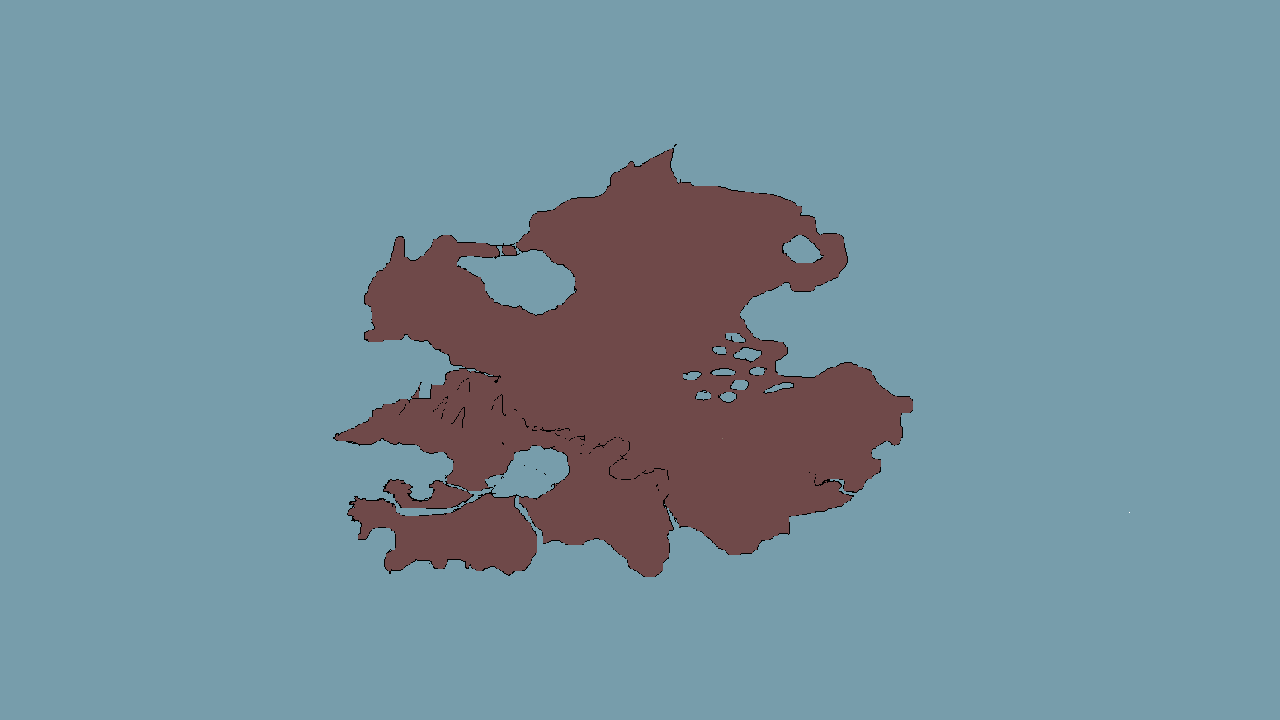
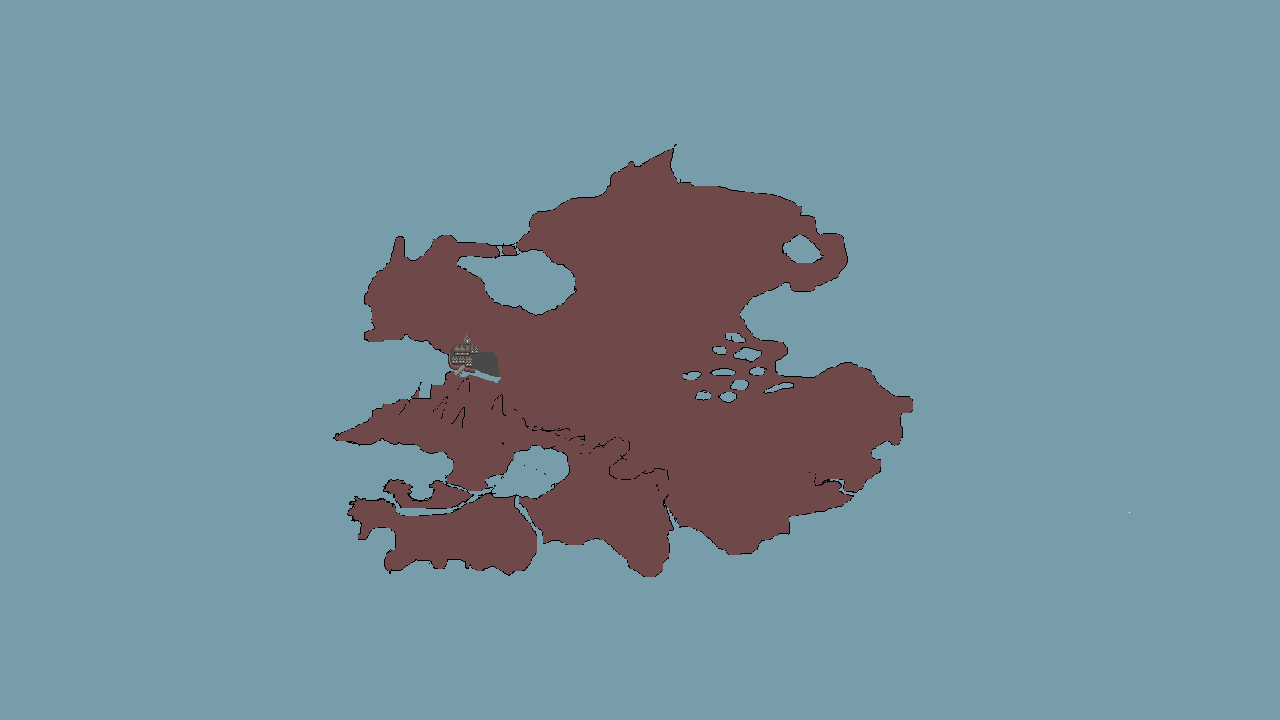
Revision of a layered 1280×720 image; what changed, layer by layer:
added layer "Layer 13" above "Layer 12" over [454, 365, 465, 376]
added layer "Layer 12" above "Group 1" over [452, 333, 478, 367]
added group "Group 1" with 1 layers above "Calque 2 copie" over [448, 344, 501, 377]
added layer "Layer 1" in group "Group 1" over [448, 344, 501, 377]
painted on "Calque 2 copie" over [450, 362, 501, 383]
